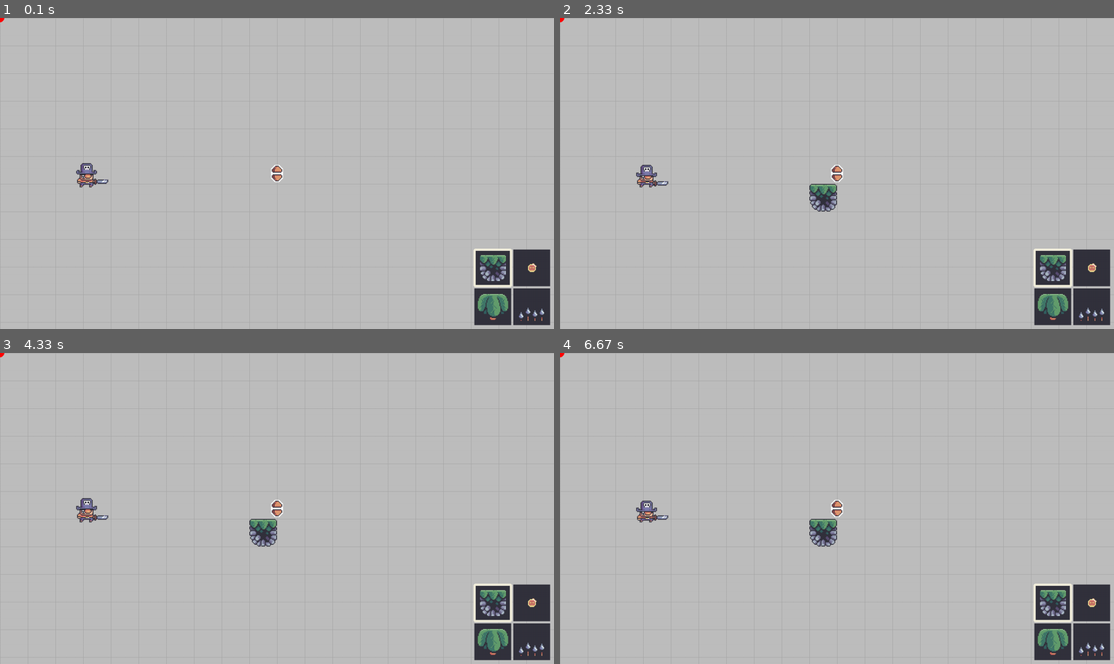
Above: before the commit, frames 1-4 (two rows, left to right).
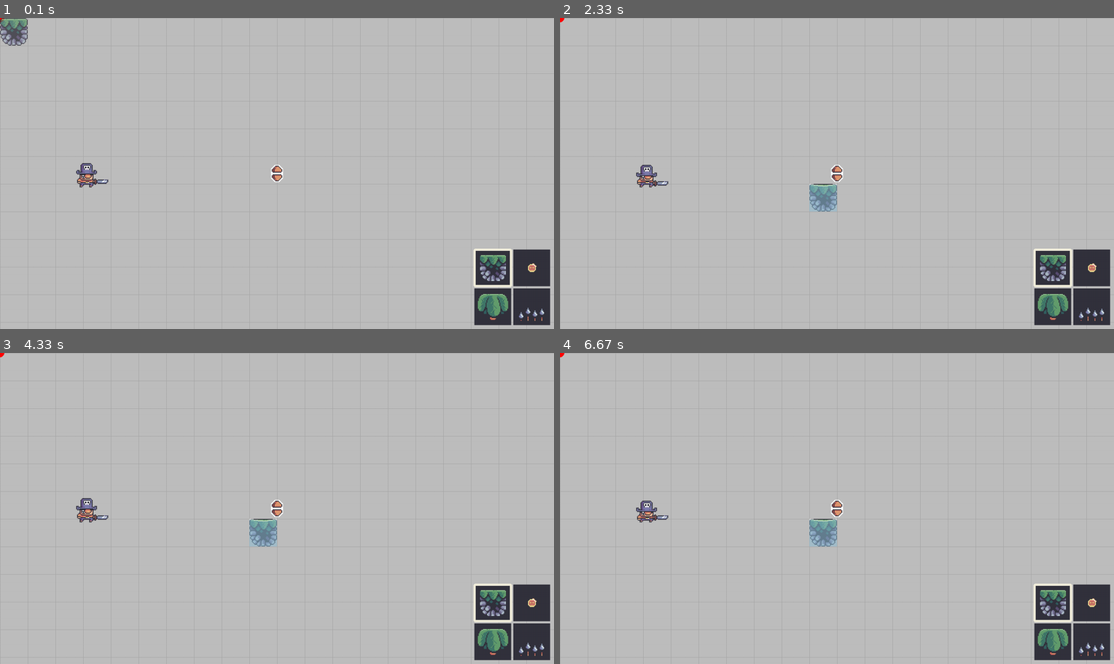
Above: after the commit, the same moments.

Repository: WKlee0607/pygame_pj
Game: pygame game, started from Mario_Game/00_start_code/main.py
Same seed, same stepped clock (60 frames per second), same inputs: the game is played once before the commit and once after it.
Inputs (mouse positions are in pixels of both pictures, inside the frame that each line leads up to):
- Up to frame 1 (0.1 s): no input
- Up to frame 2 (2.33 s): click (648, 173) at 0.38 s; click (814, 185) at 0.72 s; hold Right 1-1.47 s; hold Right 1.5-1.97 s; hold Left from 2 s (still down)
- Up to frame 3 (4.33 s): release Left at 2.53 s; hold Left 2.57-2.97 s; hold Right 3-3.63 s; hold Left 3.67-4.13 s; hold Right from 4.17 s (still down)
- Up to frame 4 (6.67 s): release Right at 4.63 s; hold Right 4.67-5.13 s; hold Left 5.17-5.7 s; hold Left 5.73-6.13 s; hold Right from 6.17 s (still down)

The runs differ from the first frame. In frame 1, 0.4% of the frame differs, in the area x 0-5%, y 0-9%; in frame 2, 0.4%; in frame 3, 0.4%; in frame 4, 0.4%.

Commit message:
Creating Preview Function
When Placing Tiles or Objects, Screen show the preview of them.

Diff:
--- a/Mario_Game/00_start_code/editor.py
+++ b/Mario_Game/00_start_code/editor.py
@@ -119,7 +119,10 @@
                     'frames' : graphics, # 사진들 총 집함. list형식
                     'length' : len(graphics)
                 }
-        print(self.animations)
+
+        # preview
+        self.preview_surfs = {key : load(value['preview']) for key, value in EDITOR_DATA.items() if value['preview']}
+
 
     def animation_update(self, dt):
         for value in self.animations.values():
@@ -302,6 +305,41 @@
                 self.screen.blit(surf, rect)
         self.canvas_objects.draw(self.screen) # Group에 속한 sprite는 image, rect를 가지고 있어서 바로 그려짐
 
+    def preview(self):
+        selected_object = self.mouse_on_object() # 마우스가 object위에 있을 때.
+        if not self.menu.rect.collidepoint(mouse_pos()): # mouse가 menu에 있지 않으면서
+            if selected_object:
+                rect = selected_object.rect.inflate(10,10) # 10, 10만큼 늘림. New Rect return.
+                color = 'black'
+                width = 3
+                size = 15
+
+                # topleft
+                pygame.draw.lines(self.screen, color, False, [(rect.left, rect.top+size), rect.topleft, (rect.left + size,rect.top)], width)
+                # topright
+                pygame.draw.lines(self.screen, color, False, [(rect.right-size, rect.top), rect.topright, (rect.right ,rect.top+size)], width)
+                # bottomleft
+                pygame.draw.lines(self.screen, color, False, [(rect.left, rect.bottom-size), rect.bottomleft, (rect.left + size,rect.bottom)], width)
+                # bottomright
+                pygame.draw.lines(self.screen, color, False, [(rect.right-size, rect.bottom), rect.bottomright, (rect.right,rect.bottom-size)], width)
+                # draws lines around objects when hovered over
+            else:
+                type_dict = {key: value['type'] for key, value in EDITOR_DATA.items()}
+                surf = self.preview_surfs[self.selection_index].copy()
+                surf.set_alpha(200)
+
+                # preview of the tiles
+                if type_dict[self.selection_index] == 'tile':
+                    current_cell = self.get_current_cell()
+                    rect = surf.get_rect(topleft = self.origin + vector(current_cell) * TILE_SIZE)
+
+                # preview of the object
+                else:
+                    rect = surf.get_rect(center = mouse_pos())
+
+                self.screen.blit(surf, rect)
+
+
 
     # update
     def run(self,dt):
@@ -317,6 +355,7 @@
         self.draw_tile_lines()
         self.draw_level()
         pygame.draw.circle(self.screen,'red', self.origin,10)
+        self.preview()
         self.menu.display(self.selection_index)
 
 class CanvasTile:
